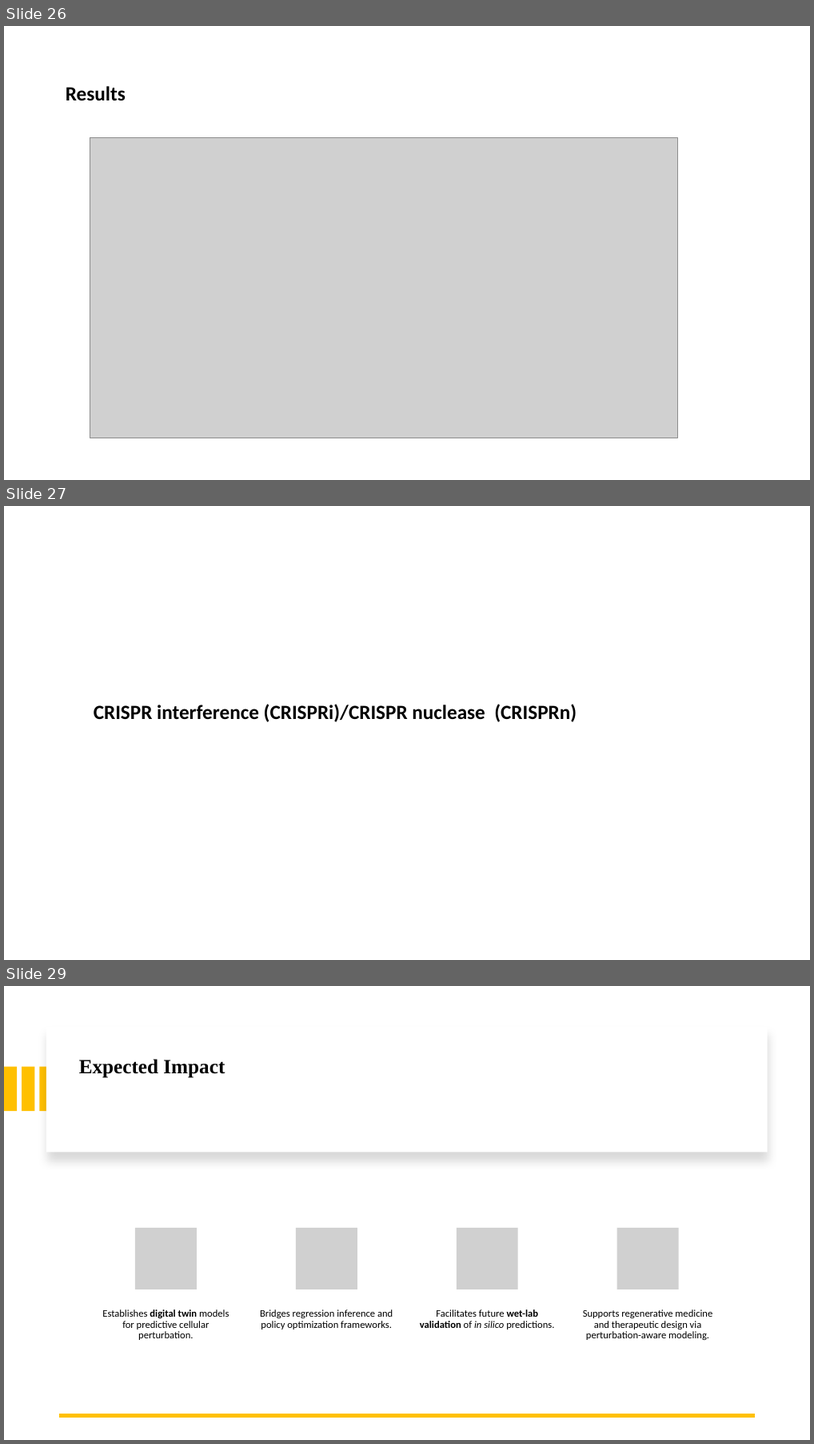
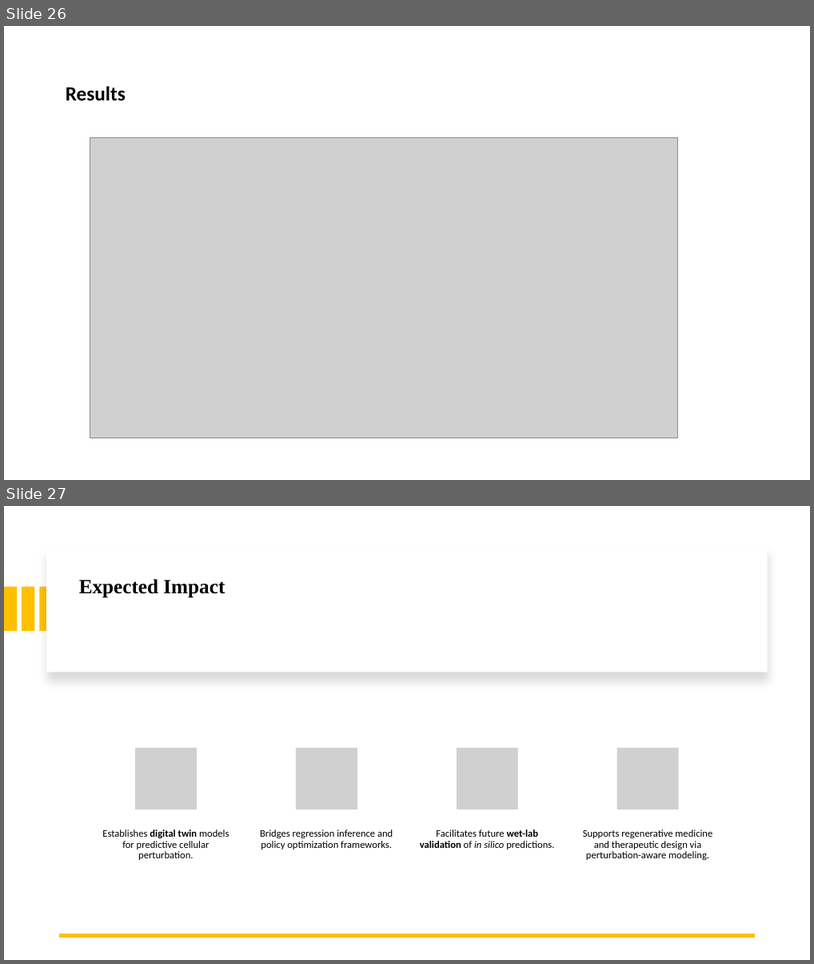
Before and after one commit to boabangf/GNN_RL_gene_trajectory_perturbation, a slide deck: ppt slides for omic codeathon (1) (1).pptx. Shown one above the other, each under a label of ours: slides 26, 27 and 29 before the commit, slides 26 and 27 after it; the slides between them are not shown. The pictures are 814x1444 and 814x964 pixels, drawn with LibreOffice and Linux fonts; fonts in the diff are those of the drawing; grey boxes stand for pictures. Boxes give left, top, right and bottom in pixels: in the first picture for what was removed or moved away, otherwise in the second. Text is boxed around its words. In the diff, an @@ line names an element or a change of style, - is before the commit and + after.

```diff
--- a/ppt slides for omic codeathon (1) (1).pptx
+++ b/ppt slides for omic codeathon (1) (1).pptx
@@ slide 27 removed at bbox=[4, 506, 810, 960], background #FFFFFF @@
@@ title removed at bbox=[94, 704, 577, 722] @@
-CRISPR interference (CRISPRi)/CRISPR nuclease (CRISPRn)
@@ what was slide 29 is now slide 27 @@
```
Also in this commit, not shown: 1 other slide removed.
